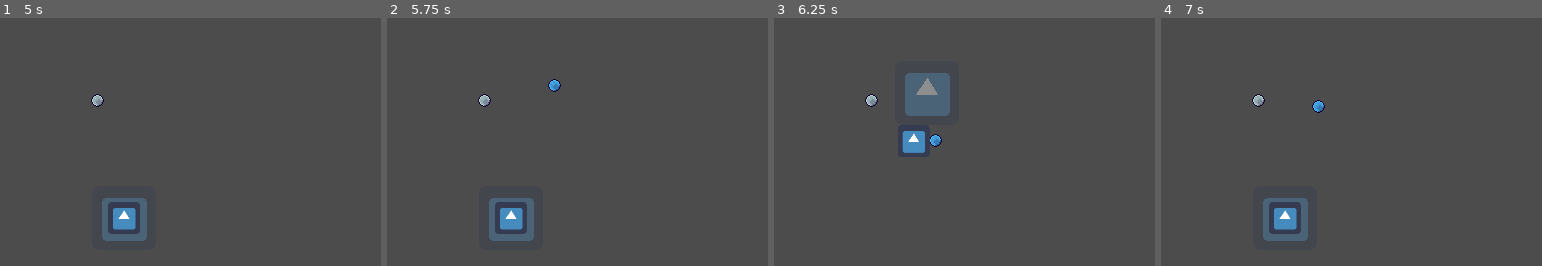
Above: before the commit, frames 1-4 (left to right).
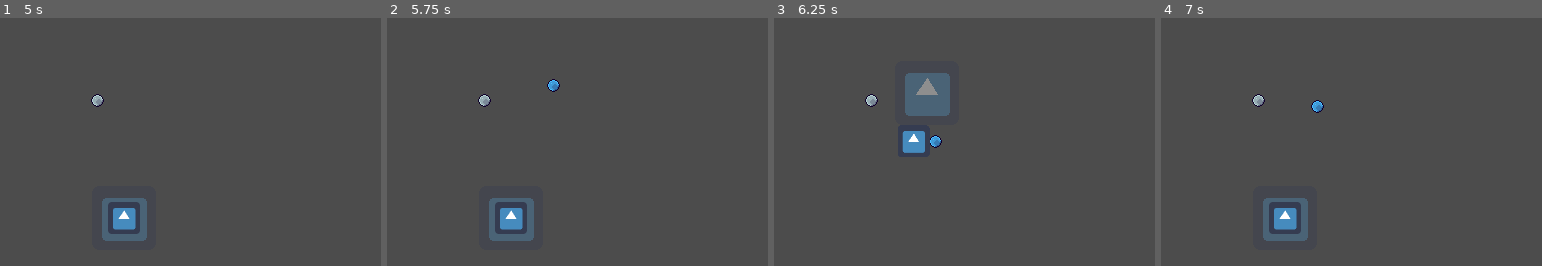
Above: after the commit, the same moments.

Repository: Bricksparts/MJ7-PreJam
Game: Godot game, scene res://World.tscn
Two runs of this game, one before a commit and one after it. Both use one fixed random seed, a clock stepped at 60 frames per second and the inputs below. The engine's default icon, where the game draws it, is replaced by a stand-in: a white triangle on a blue panel in a dark square.
Inputs (mouse positions are in pixels of both pictures, inside the frame that each line leads up to):
- Up to frame 1 (5 s): tap Enter at 0.5 s; move the mouse to (342, 151) at 0.52 s; hold Right (ui_right) 0.53-1.25 s; hold Shift (action_roll) 0.53-1.25 s; click (342, 151) at 0.67 s; tap Space (action_jump) at 0.77, 3.77, 4.25 s; drag from (125, 184) to (205, 228) at 1.27 s; move the mouse to (281, 102) at 2.02 s; hold Right (ui_right) 2.03-2.75 s; hold Shift (action_roll) 2.03-2.75 s; drag from (205, 228) to (76, 122) at 2.77 s; move the mouse to (outside the picture) at 3.52 s; hold Left (ui_left) 3.53-4.25 s; hold Shift (action_roll) 3.53-4.25 s; drag from (76, 122) to (152, 92) at 4.27 s
- Up to frame 2 (5.75 s): move the mouse to (642, 166) at 5.02 s; hold Down (ui_down) from 5.03 s (still down); hold Shift (action_roll) from 5.03 s (still down); click (642, 166) at 5.17 s
- Up to frame 3 (6.25 s): release Down (ui_down) at 5.75 s; release Shift (action_roll) at 5.75 s; drag from (926, 92) to (899, 184) at 5.77 s
- Up to frame 4 (7 s): move the mouse to (1503, 151) at 6.52 s; hold Up (ui_up) from 6.53 s (still down); hold Shift (action_roll) from 6.53 s (still down); tap Space (action_jump) at 6.77 s

Frame 1 is identical in both runs. In frame 2, less than 0.1% of the frame differs, in the area x 41-46%, y 24-30%; in frame 3, less than 0.1%; in frame 4, less than 0.1%.

Commit message:
fixed run to walk

Diff:
--- a/Top Down Movement Prototype/Player.gd
+++ b/Top Down Movement Prototype/Player.gd
@@ -17,7 +17,7 @@
 
 const FORCE_WALK = 1600
 const FORCE_RUN = 400
-const FORCE_RUN_TO_WALK = 500
+const FORCE_RUN_TO_WALK = 200
 const FORCE_SPRINT = 1000
 const FORCE_SPRINT_DECEL = 1100
 const FORCE_GLIDE = 600
@@ -69,7 +69,8 @@
 	apply_movement(delta)
 	velocity = move_and_slide(velocity)
 	update_animation()
-	print(playerMoveState)
+	print(velocity.length())
+#	print(playerMoveState)
 #	update_reticle()
 
 func update_is_holding_run():
